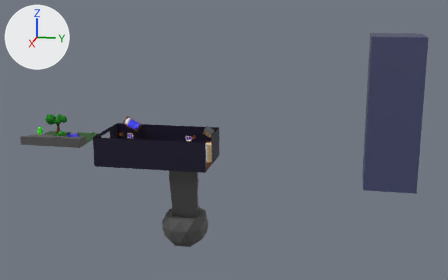
A saved change to the glTF model public/models/threeJsScenePotatoPremium.glb.
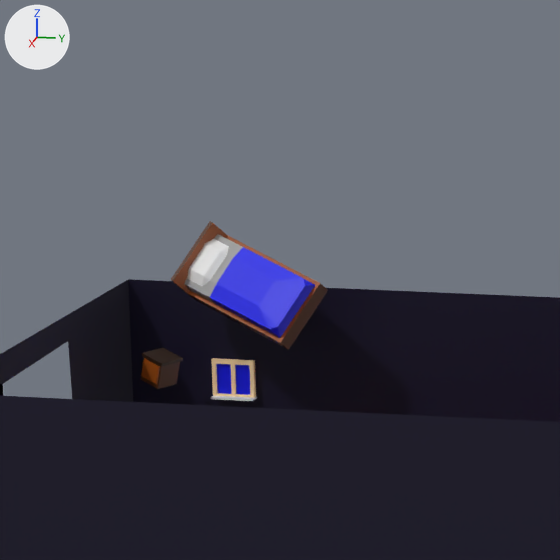
The first picture shows the older version from a camera (50 mm lens) standing at (258.9, 74.9, 73.9) and looking at (-20.4, 19.0, 4.0). The close-ups show both versions on the part from 23% to 38% of the width and 32% to 57% of the height of that picture; other places that the commit changed are outside them. Arrows for +X, +Y and +Z are at upper left; the lights stay in place. Where no turn or scale is listed for an object, it has been applied to the vertices.

Names of what the first close-up shows: 'Bed Single.001', 'Main Menu.002', 'Side Table', 'Window Small.001'.
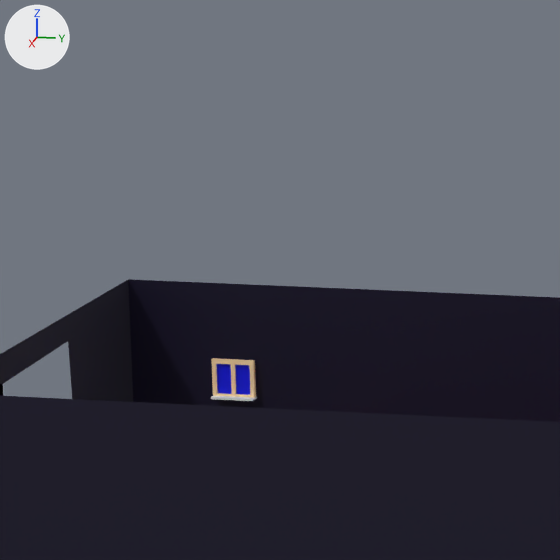
Changed parts and their boxes [x1, y1, x2, y2] in the close-ups (560 x 560 px):
'Bed Single.001', deleted: before [171, 221, 328, 350]
    faces in mat_blue (blue #0009e7): [210, 247, 315, 338]
    faces in mat_brown_light (brown #974a09): [173, 223, 320, 343]
    faces in mat_brown_001 (brown #512805): [171, 221, 328, 350]
    faces in mat_white (white #e7e7e7): [187, 239, 229, 286]
    faces in mat_grey_light (grey #9b9b9b): [185, 234, 243, 303]
'Side Table', deleted (brown): before [140, 348, 183, 389]
    faces in mat_brown_001 (brown #512805): [140, 357, 180, 389]
    faces in mat_brown_dark (black #2a1502): [142, 348, 183, 367]
    faces in mat_brown_light (brown #974a09): [141, 358, 160, 384]

What the commit changed:
Object 'Bed Single.001' (ob_bed_single_001) is deleted.
Object 'Side Table' (ob_side_table) is deleted.
